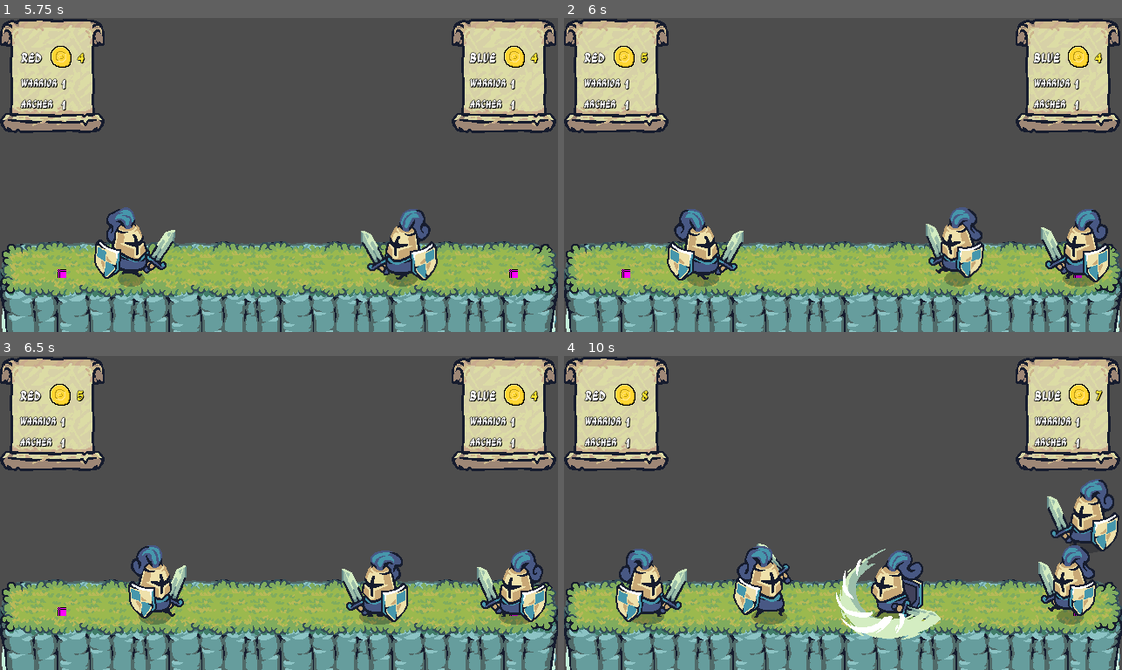
Above: before the commit, frames 1-4 (two rows, left to right).
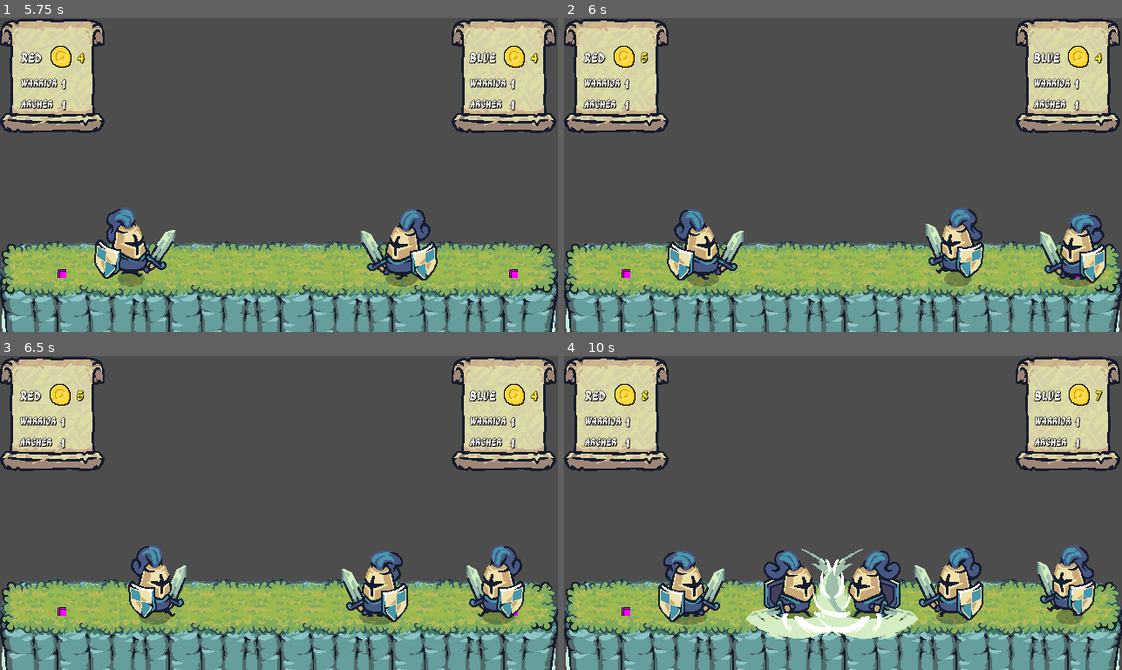
Above: after the commit, the same moments.

Repository: Simonfitz/TiniArmy
Game: Godot game, scene res://scenes/game/game.tscn
Two runs of this game, one before a commit and one after it. Both use one fixed random seed, a clock stepped at 60 frames per second and the inputs below.
Inputs:
- Up to frame 1 (5.75 s): tap Enter at 0.5 s; hold D (Right) 0.53-1.28 s; tap Space at 1.25 s; hold A (Left) 1.28-2.03 s; hold D (Right) 2.03-3.53 s; hold A (Left) from 3.53 s (still down)
- Up to frame 2 (6 s): release A (Left) at 5.78 s; hold D (Right) from 5.78 s (still down)
- Up to frame 3 (6.5 s): keep holding D (Right)
- Up to frame 4 (10 s): release D (Right) at 8.03 s; hold A (Left) 8.03-9.53 s; hold D (Right) from 9.53 s (still down)

Frame 1 is identical in both runs. In frame 2, 1.4% of the frame differs, in the area x 85-98%, y 60-86%; in frame 3, 2.5%; in frame 4, 15%, in the area x 9-100%, y 39-91%.

Commit message:
update ranges

Diff:
--- a/tiniarmy/scenes/unit/unit.gd
+++ b/tiniarmy/scenes/unit/unit.gd
@@ -49,7 +49,7 @@
 	update_range()
 
 func update_range():
-	enemy_ray_cast_2d.target_position = enemy_ray_cast_2d.target_position * direction
+	enemy_ray_cast_2d.target_position = enemy_ray_cast_2d.target_position * direction * unit_info.range
 	ally_ray_cast_2d.target_position = ally_ray_cast_2d.target_position * direction
 
 func enemy_in_range():
--- a/tiniarmy/scenes/unit/unit.tscn
+++ b/tiniarmy/scenes/unit/unit.tscn
@@ -165,11 +165,11 @@
 shape = SubResource("RectangleShape2D_fvc8g")
 
 [node name="EnemyRayCast2D" type="RayCast2D" parent="."]
-target_position = Vector2(100, 0)
+target_position = Vector2(50, 0)
 collision_mask = 0
 
 [node name="AllyRayCast2D" type="RayCast2D" parent="."]
-target_position = Vector2(100, 0)
+target_position = Vector2(50, 0)
 collision_mask = 0
 
 [node name="AnimatedSprite2D" type="AnimatedSprite2D" parent="."]
